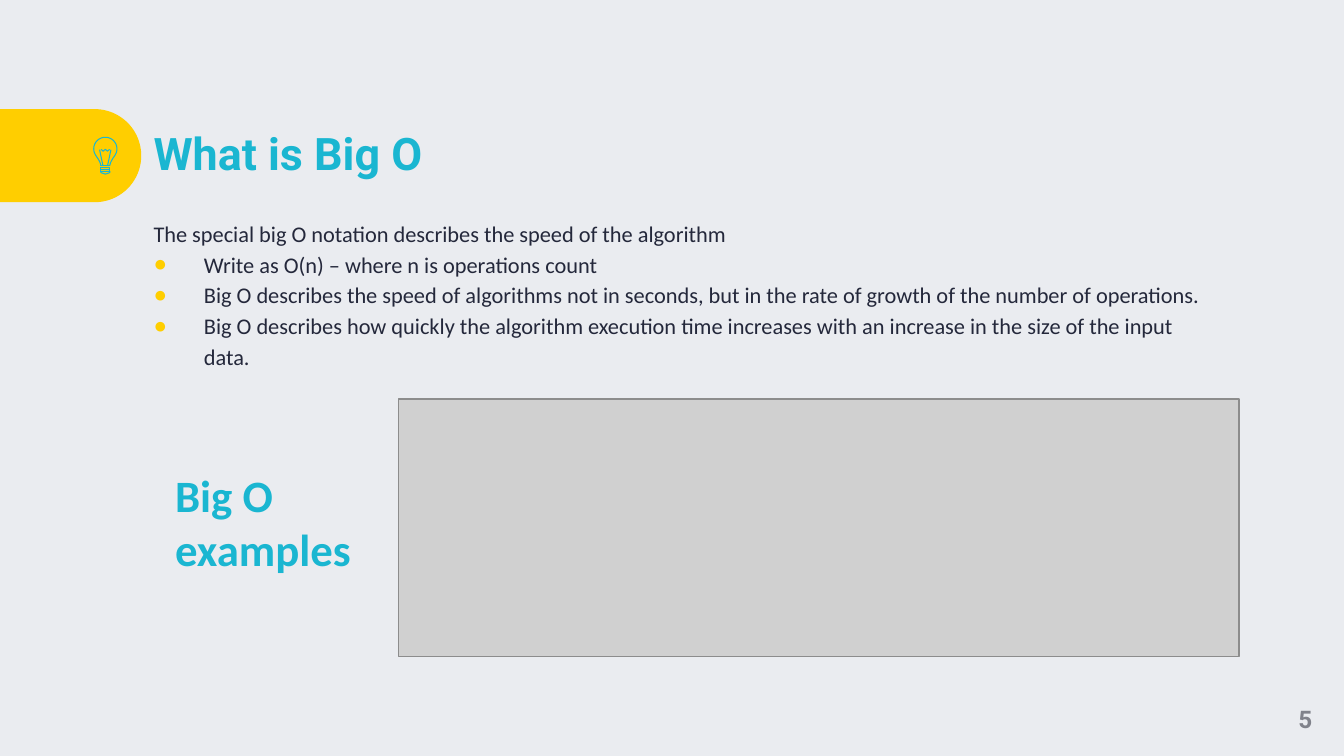
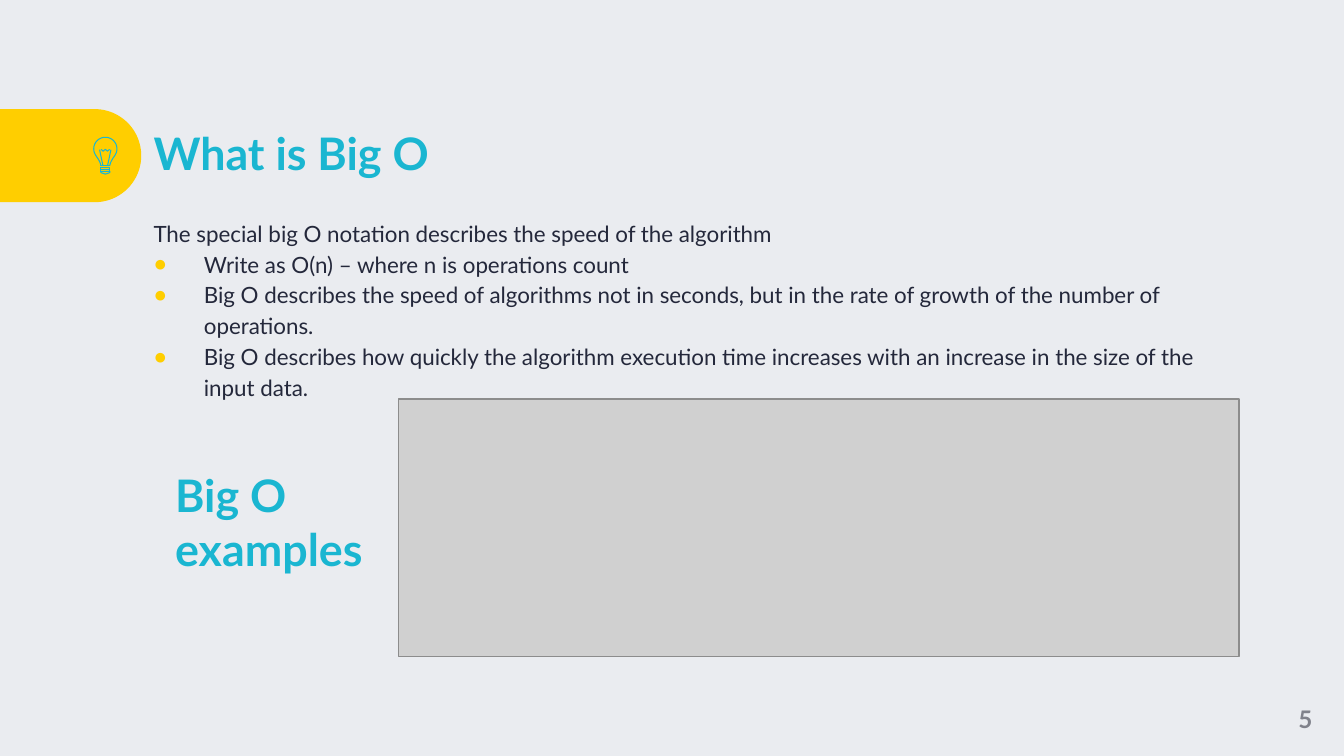
Before and after one commit to TigranVardanyan/Algorithms-and-Data-structures, a slide deck: slide 5 of ds&a.pptx. Drawn at 1344x756 pixels with LibreOffice and Linux fonts; fonts in the diff are those of the drawing; grey boxes stand for pictures; background and template pictures are left out. Boxes give left, top, right and bottom in pixels: in the first picture for what was removed or moved away, otherwise in the second. Text is boxed around its words. In the diff, an @@ line names an element or a change of style, - is before the commit and + after.

```diff
--- a/ds&a.pptx
+++ b/ds&a.pptx
@@ title "What is Big O" at [154, 136, 429, 178]: font Roboto to Lato @@
@@ text "The special big O notation ..." at [154, 225, 1193, 400]: font Calibri to Lato @@
@@ text "Big O examples" at [175, 478, 362, 574]: font Calibri to Lato @@
@@ page number at [1298, 710, 1312, 728]: font Roboto to Lato @@
```
Also in this commit, not shown: 26 other slides changed.
